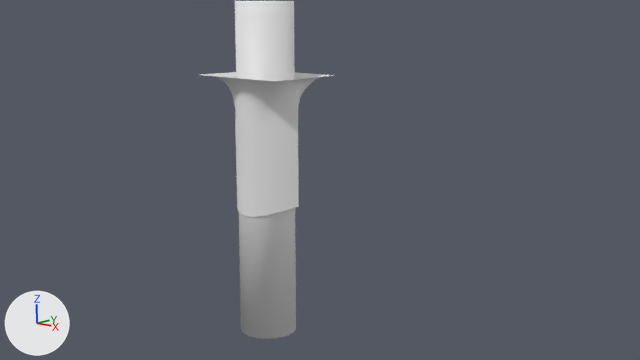
Two versions of the Blender file samples/05_pattern_link.blend, one commit apart.
Camera for both pictures: the file's camera 'Camera'. Every picture has the same lights, and +X, +Y and +Z are marked at lower left. The older version comes first.

The scene before the commit, as lines of its bpy script (objects in view):
```python
me_cylinder = bpy.data.meshes.new('Cylinder')
me_cylinder.from_pydata(...)  # a 32-sided cylinder along z spanning x -0.12..0.12, y -0.12..0.12, z -0.7..0.7
me_cylinder.polygons.foreach_set('use_smooth', [True] * 34)
me_patternpiece = bpy.data.meshes.new('PatternPiece')
me_patternpiece.from_pydata(...)  # 950 vertices, 864 faces; spans x -0.225..0.225, y 0.0..0.36, z -0.273..0.3
me_patternpiece.polygons.foreach_set('use_smooth', [True] * 864)
me_patternpiece.materials.append(mat_muslincheck)  # its picture is missing
me_patternpiece_pattern = bpy.data.meshes.new('PatternPiece_Pattern')
me_patternpiece_pattern.from_pydata(...)  # 950 vertices, 864 faces; spans x -0.225..0.225, y 0.0..0.36, z -0.3..0.3
me_patternpiece_pattern.polygons.foreach_set('use_smooth', [True] * 864)
me_patternpiece_pattern.materials.append(mat_muslincheck)  # its picture is missing
ob_body = bpy.data.objects.new('Body', me_cylinder)
ob_body.location = (0.0, 0.0, 0.9)
ob_garment = bpy.data.objects.new('Garment', me_patternpiece)
ob_garment.location = (0.0, -0.18, 1.0)
ob_garment_pattern = bpy.data.objects.new('Garment_Pattern', me_patternpiece_pattern)
ob_garment_pattern.location = (0.675, -0.18, 1.0)
ob_garment_pattern.hide_set(True)  # wire or fog, not drawn
```
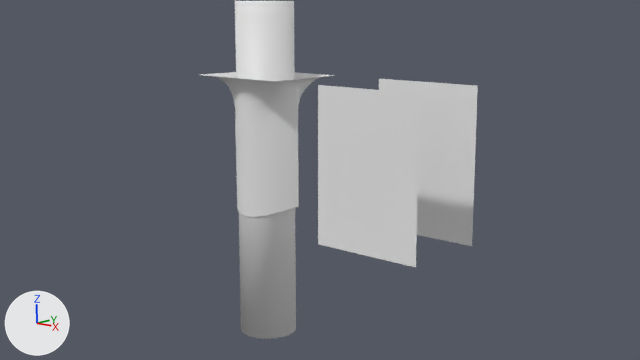
What the commit changed:
Object 'Garment_Pattern' (ob_garment_pattern) is now shown.

Where the change shows, as pixel boxes (x1, y1, x2, y2) in the pictures (640 x 360 px):
'Garment_Pattern', shown
    after: (318, 79, 478, 267)
